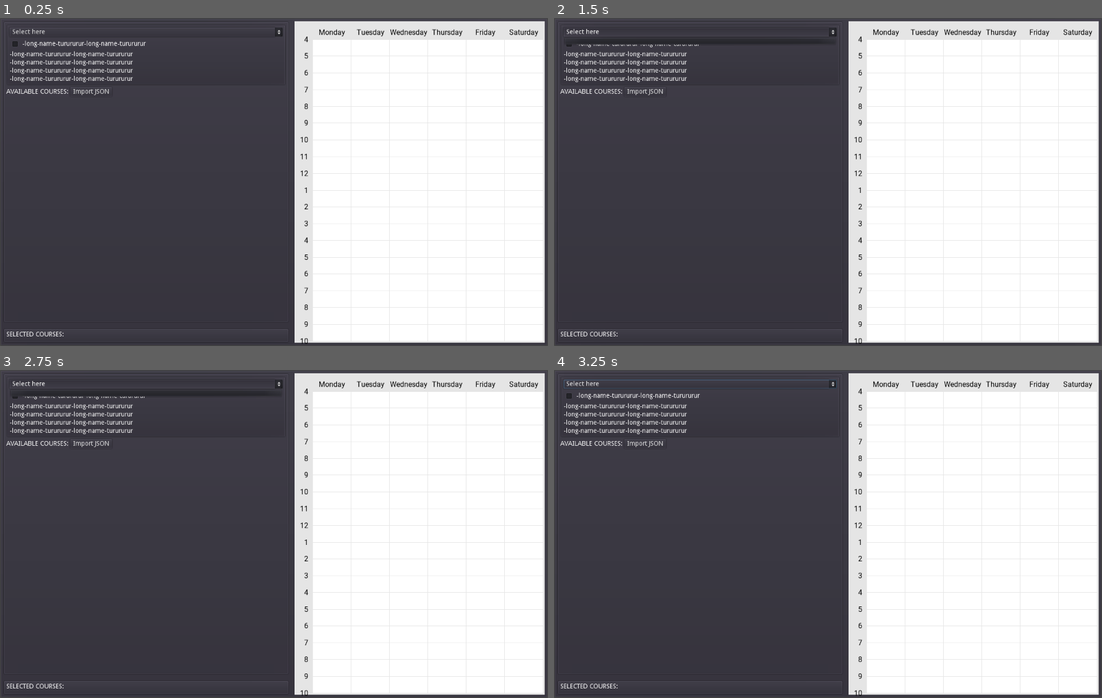
Above: before the commit, frames 1-4 (two rows, left to right).
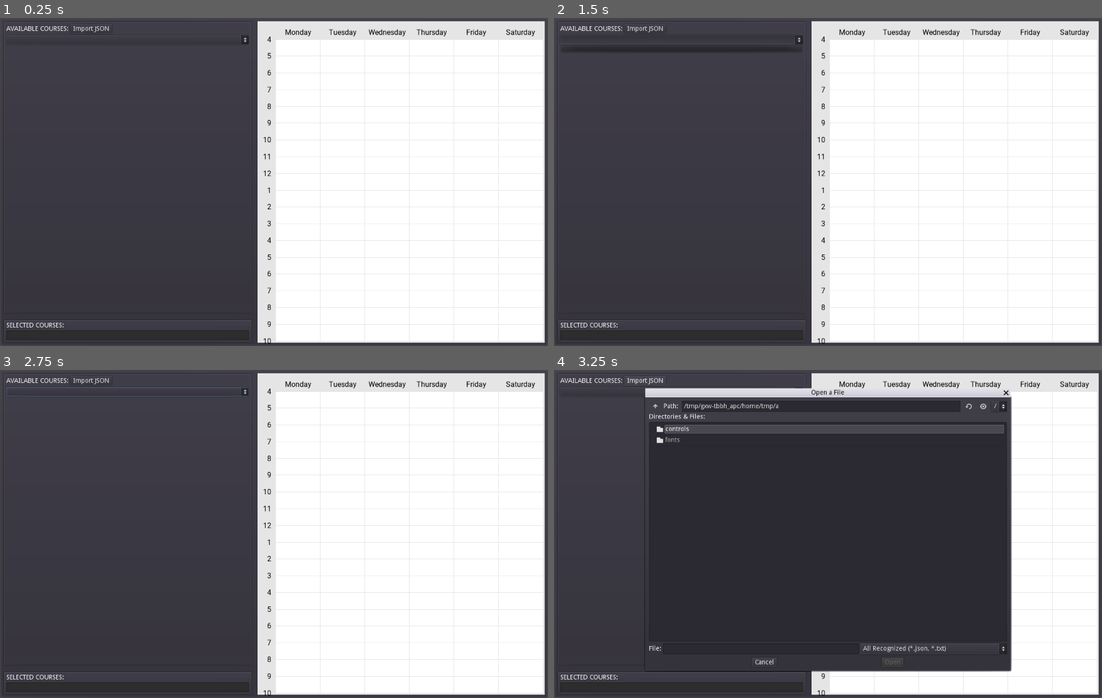
Above: after the commit, the same moments.

Repository: Woynert/course-mixer
Game: Godot game, scene res://main.tscn
Two runs of this game, one before a commit and one after it. Both use one fixed random seed, a clock stepped at 60 frames per second and the inputs below.
Inputs (mouse positions are in pixels of both pictures, inside the frame that each line leads up to):
- Up to frame 1 (0.25 s): no input
- Up to frame 2 (1.5 s): click (701, 31) at 0.5 s, where only the run before the commit has a clickable "Select here"; click (570, 44) at 1.27 s
- Up to frame 3 (2.75 s): click (126, 392) at 2.02 s
- Up to frame 4 (3.25 s): click "Import JSON" at 2.75 s

The runs differ from the first frame. In frame 1, 12% of the frame differs, in the area x 0-99%, y 0-100%; in frame 2, 12%; in frame 3, 12%; in frame 4, 30%.

Commit message:
feat: Update course list on category selection

Diff:
--- a/godot-ui/draw.gd
+++ b/godot-ui/draw.gd
@@ -44,8 +44,8 @@
 var listitem = preload("res://controls/item.tscn")
 
 onready var courseContainer: VBoxContainer = $"%courseContainer"
-onready var selectedCourseContainer: TextEdit = $"%selectedCourseContainer"
-onready var categorySelection: OptionButton = $"%categorySelection"
+onready var selectedCourseContainer: TextEdit = $"%selectedCoursesContainer"
+onready var categorySelector: OptionButton = $"%categorySelector"
 
 #colors
 var GRAY: Color = Color(.99,.99,.99,1)
@@ -78,6 +78,9 @@
 
 	# generate controls
 	genControls()
+
+	# connect signals
+	categorySelector.connect("item_selected", self, "on_category_selected")
 
 func _draw():
 
@@ -202,7 +205,7 @@
 
 	# fill categories
 
-	#categorySelection
+	#categorySelector
 
 	var c  # child
 	var cb # checkbox
@@ -217,9 +220,9 @@
 		# build categories
 		if !categories.has(ctg):
 			categories.append(ctg)
-			categorySelection.add_item(ctg)
-
-		if categories[categorySelection.selected] != ctg:
+			categorySelector.add_item(ctg)
+
+		if categories[categorySelector.selected] != ctg:
 			continue
 
 		c = listitem.instance()
@@ -241,6 +244,10 @@
 	# force redraw
 	self.update()
 	self.showSelectedCourses()
+
+func on_category_selected(index: int):
+	print(index)
+	genControls()
 
 func showSelectedCourses():
 
--- a/godot-ui/main.tscn
+++ b/godot-ui/main.tscn
@@ -19,86 +19,25 @@
 split_offset = 300
 
 [node name="VSplitContainer" type="VSplitContainer" parent="HSplitContainer"]
-margin_right = 626.0
+margin_right = 545.0
 margin_bottom = 706.0
 size_flags_vertical = 3
 split_offset = 580
 
 [node name="PanelContainer" type="PanelContainer" parent="HSplitContainer/VSplitContainer"]
-margin_right = 626.0
-margin_bottom = 662.0
+margin_right = 545.0
+margin_bottom = 642.0
 size_flags_stretch_ratio = 1.62
 
 [node name="VBoxContainer" type="VBoxContainer" parent="HSplitContainer/VSplitContainer/PanelContainer"]
 margin_left = 7.0
 margin_top = 7.0
-margin_right = 619.0
-margin_bottom = 655.0
-
-[node name="sampleCategory" type="PanelContainer" parent="HSplitContainer/VSplitContainer/PanelContainer/VBoxContainer"]
-margin_right = 612.0
-margin_bottom = 134.0
-
-[node name="VBoxContainer" type="VBoxContainer" parent="HSplitContainer/VSplitContainer/PanelContainer/VBoxContainer/sampleCategory"]
-margin_left = 7.0
-margin_top = 7.0
-margin_right = 605.0
-margin_bottom = 127.0
-
-[node name="categorySelection" type="OptionButton" parent="HSplitContainer/VSplitContainer/PanelContainer/VBoxContainer/sampleCategory/VBoxContainer"]
-unique_name_in_owner = true
-margin_right = 598.0
-margin_bottom = 20.0
-text = "Select here"
-
-[node name="toggle" type="HBoxContainer" parent="HSplitContainer/VSplitContainer/PanelContainer/VBoxContainer/sampleCategory/VBoxContainer"]
-margin_top = 24.0
-margin_right = 598.0
-margin_bottom = 48.0
-
-[node name="CheckBox" type="CheckBox" parent="HSplitContainer/VSplitContainer/PanelContainer/VBoxContainer/sampleCategory/VBoxContainer/toggle"]
-margin_right = 24.0
-margin_bottom = 24.0
-
-[node name="Label" type="Label" parent="HSplitContainer/VSplitContainer/PanelContainer/VBoxContainer/sampleCategory/VBoxContainer/toggle"]
-margin_left = 28.0
-margin_top = 5.0
-margin_right = 298.0
-margin_bottom = 19.0
-text = "-long-name-turururur-long-name-turururur"
-
-[node name="content" type="VBoxContainer" parent="HSplitContainer/VSplitContainer/PanelContainer/VBoxContainer/sampleCategory/VBoxContainer"]
-margin_top = 52.0
-margin_right = 598.0
-margin_bottom = 120.0
-
-[node name="Label2" type="Label" parent="HSplitContainer/VSplitContainer/PanelContainer/VBoxContainer/sampleCategory/VBoxContainer/content"]
-margin_right = 598.0
-margin_bottom = 14.0
-text = "-long-name-turururur-long-name-turururur"
-
-[node name="Label3" type="Label" parent="HSplitContainer/VSplitContainer/PanelContainer/VBoxContainer/sampleCategory/VBoxContainer/content"]
-margin_top = 18.0
-margin_right = 598.0
-margin_bottom = 32.0
-text = "-long-name-turururur-long-name-turururur"
-
-[node name="Label4" type="Label" parent="HSplitContainer/VSplitContainer/PanelContainer/VBoxContainer/sampleCategory/VBoxContainer/content"]
-margin_top = 36.0
-margin_right = 598.0
-margin_bottom = 50.0
-text = "-long-name-turururur-long-name-turururur"
-
-[node name="Label5" type="Label" parent="HSplitContainer/VSplitContainer/PanelContainer/VBoxContainer/sampleCategory/VBoxContainer/content"]
-margin_top = 54.0
-margin_right = 598.0
-margin_bottom = 68.0
-text = "-long-name-turururur-long-name-turururur"
+margin_right = 538.0
+margin_bottom = 635.0
 
 [node name="HBoxContainer" type="HBoxContainer" parent="HSplitContainer/VSplitContainer/PanelContainer/VBoxContainer"]
-margin_top = 138.0
-margin_right = 612.0
-margin_bottom = 158.0
+margin_right = 531.0
+margin_bottom = 20.0
 
 [node name="Label3" type="Label" parent="HSplitContainer/VSplitContainer/PanelContainer/VBoxContainer/HBoxContainer"]
 margin_top = 3.0
@@ -134,10 +73,16 @@
 resizable = true
 dialog_autowrap = true
 
+[node name="categorySelector" type="OptionButton" parent="HSplitContainer/VSplitContainer/PanelContainer/VBoxContainer"]
+unique_name_in_owner = true
+margin_top = 24.0
+margin_right = 531.0
+margin_bottom = 44.0
+
 [node name="ScrollContainer" type="ScrollContainer" parent="HSplitContainer/VSplitContainer/PanelContainer/VBoxContainer"]
-margin_top = 162.0
-margin_right = 612.0
-margin_bottom = 648.0
+margin_top = 48.0
+margin_right = 531.0
+margin_bottom = 628.0
 size_flags_horizontal = 3
 size_flags_vertical = 3
 
@@ -147,33 +92,33 @@
 unique_name_in_owner = true
 
 [node name="PanelContainer2" type="PanelContainer" parent="HSplitContainer/VSplitContainer"]
-margin_top = 674.0
-margin_right = 626.0
+margin_top = 654.0
+margin_right = 545.0
 margin_bottom = 706.0
 size_flags_stretch_ratio = 8.48
 
 [node name="VBoxContainer" type="VBoxContainer" parent="HSplitContainer/VSplitContainer/PanelContainer2"]
 margin_left = 7.0
 margin_top = 7.0
-margin_right = 619.0
-margin_bottom = 25.0
+margin_right = 538.0
+margin_bottom = 45.0
 
 [node name="Label" type="Label" parent="HSplitContainer/VSplitContainer/PanelContainer2/VBoxContainer"]
-margin_right = 612.0
+margin_right = 531.0
 margin_bottom = 14.0
 text = "SELECTED COURSES:"
 
 [node name="selectedCoursesContainer" type="TextEdit" parent="HSplitContainer/VSplitContainer/PanelContainer2/VBoxContainer"]
 unique_name_in_owner = true
 margin_top = 18.0
-margin_right = 612.0
-margin_bottom = 18.0
+margin_right = 531.0
+margin_bottom = 38.0
 size_flags_horizontal = 3
 size_flags_vertical = 3
 readonly = true
 
 [node name="PanelContainer" type="PanelContainer" parent="HSplitContainer"]
-margin_left = 638.0
+margin_left = 557.0
 margin_right = 1186.0
 margin_bottom = 706.0
 script = ExtResource( 2 )
